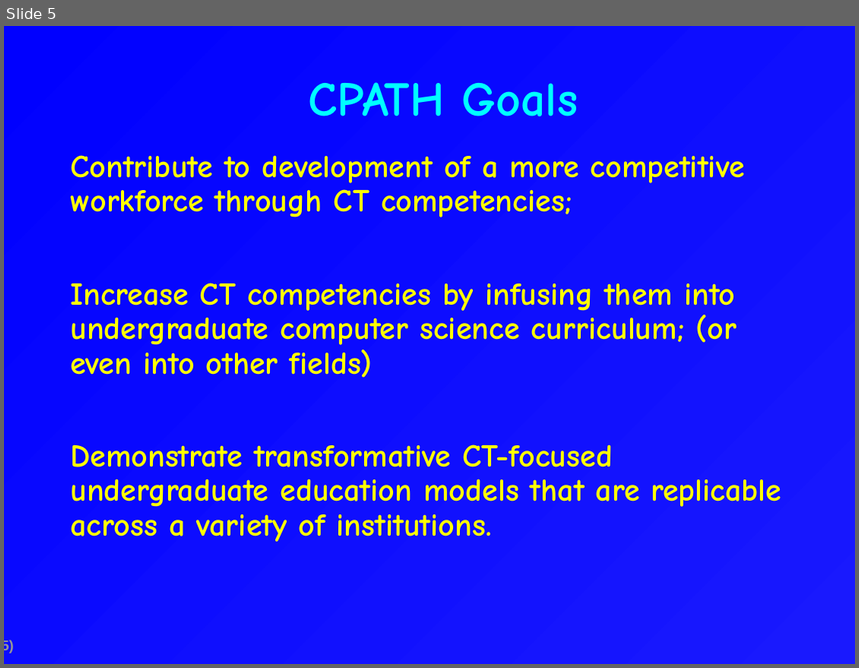
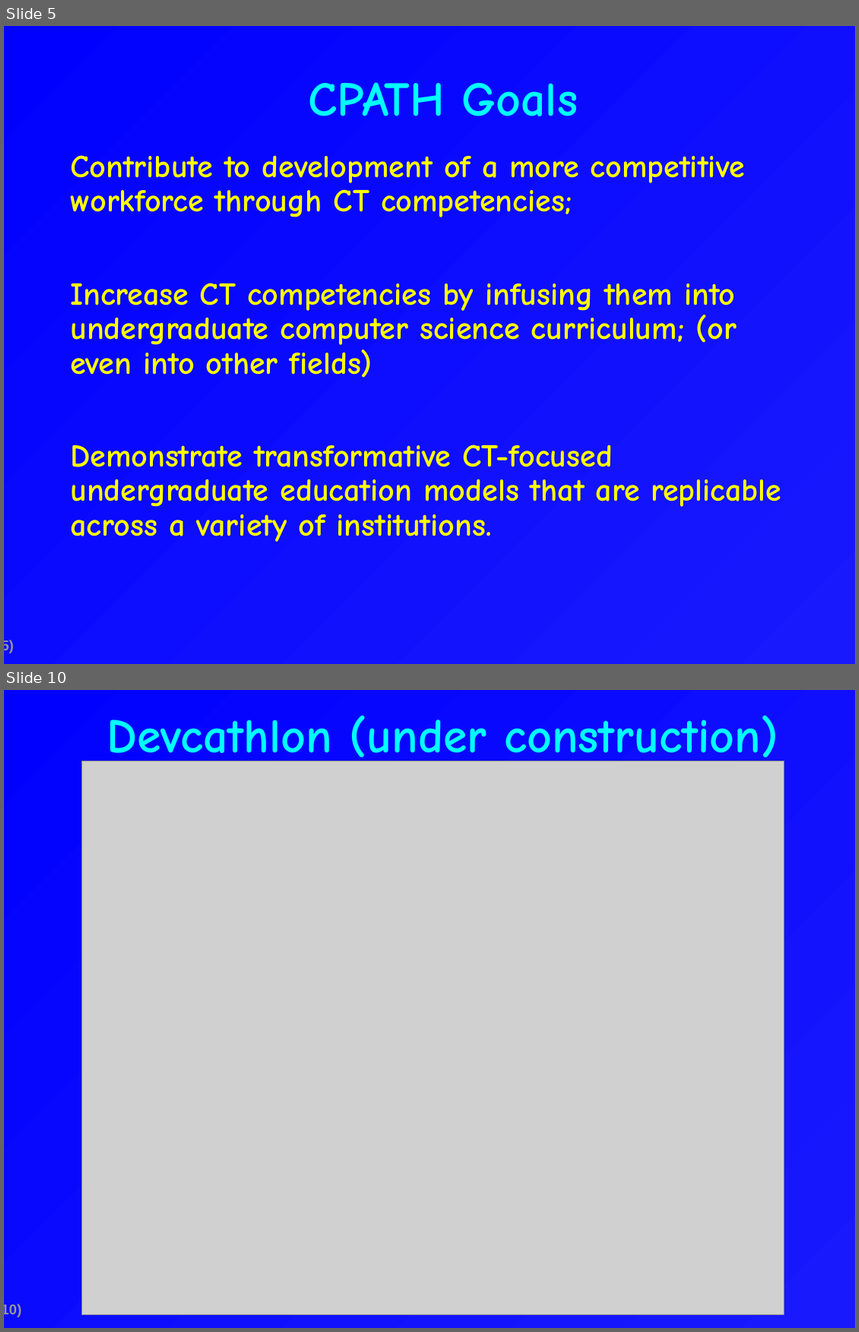
Before and after one commit to csdl/techreports, a slide deck: techreports/09-11/CPATH.Pitch.ppt. Shown one above the other, each under a label of ours: slide 5 before the commit, slides 5 and 10 after it; the slides between them are not shown. The pictures are 859x668 and 859x1332 pixels, drawn with LibreOffice and Linux fonts; fonts in the diff are those of the drawing; grey boxes stand for pictures. Boxes give left, top, right and bottom in pixels: in the first picture for what was removed or moved away, otherwise in the second. Text is boxed around its words. In the diff, an @@ line names an element or a change of style, - is before the commit and + after.

```diff
--- a/techreports/09-11/CPATH.Pitch.ppt
+++ b/techreports/09-11/CPATH.Pitch.ppt
@@ slide 10 added at (x1=4, y1=690, x2=855, y2=1328), background gradient #1919FE to #0000FF; not listed: 1 template element that a slide beside it also shows @@
@@ title added at (x1=107, y1=715, x2=778, y2=768), 41 pt, text #00FFFF, bold @@
+Devcathlon (under construction)
@@ picture added at (x1=82, y1=761, x2=785, y2=1315) @@
```
Also in this commit, not shown: 2 slides changed, 13 other slides added, 1 slide removed, 1 other file.
